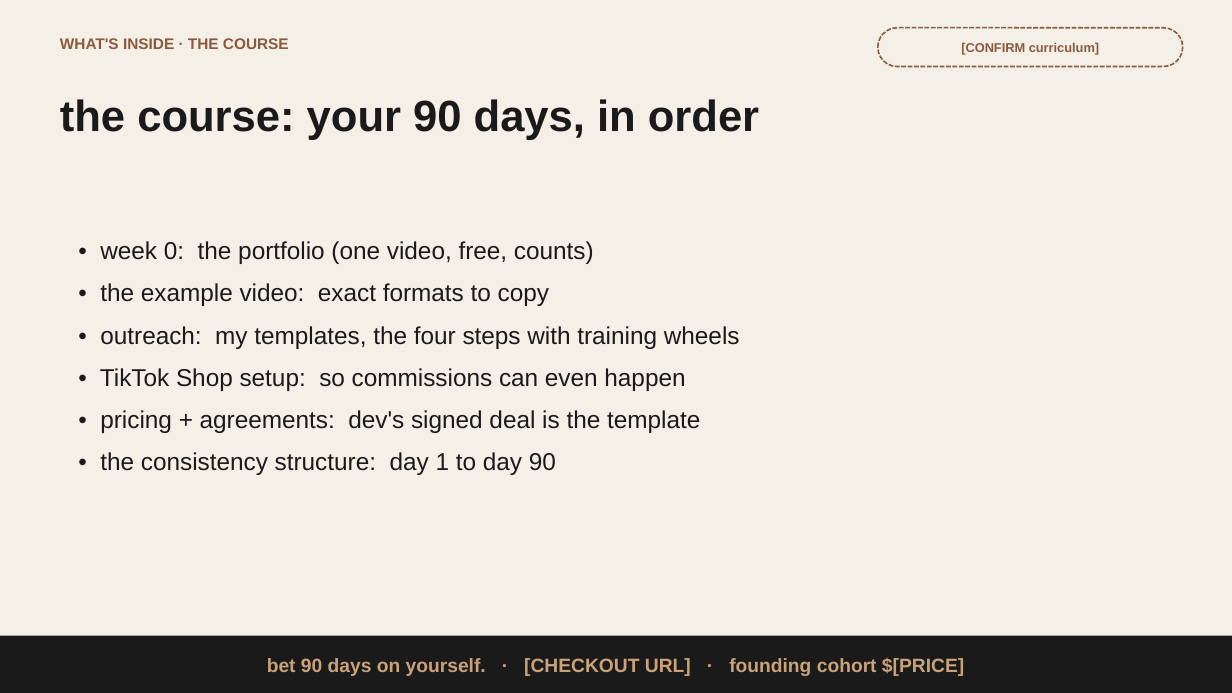
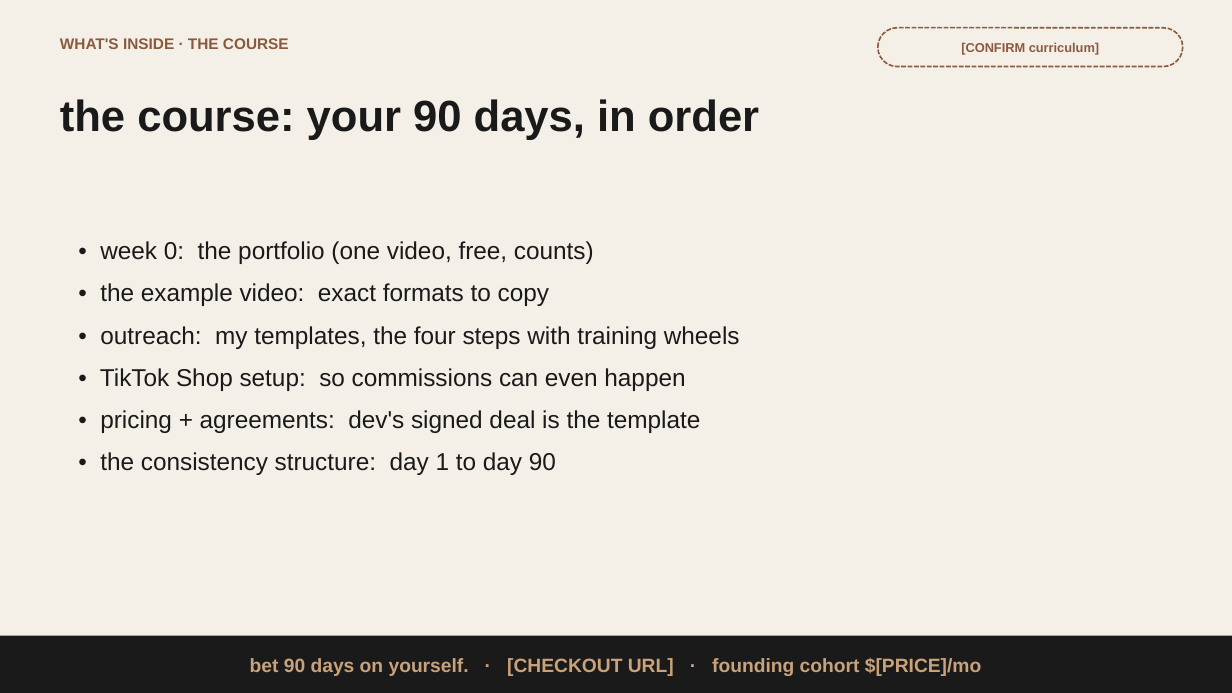
Before and after one commit to henryqueroa/thesilveryouth-package, a slide deck: slide 21 of webinar/thesilveryouth-webinar-deck.pptx. Drawn at 1232x693 pixels with LibreOffice and Linux fonts; fonts in the diff are those of the drawing. Boxes give left, top, right and bottom in pixels: in the first picture for what was removed or moved away, otherwise in the second. Text is boxed around its words. In the diff, an @@ line names an element or a change of style, - is before the commit and + after.

```diff
--- a/webinar/thesilveryouth-webinar-deck.pptx
+++ b/webinar/thesilveryouth-webinar-deck.pptx
@@ text in rectangle at bbox=[250, 658, 981, 676]: text changed @@
-bet 90 days on yourself. · [CHECKOUT URL] · founding cohort $[PRICE]
+bet 90 days on yourself. · [CHECKOUT URL] · founding cohort $[PRICE]/mo
```
Also in this commit, not shown: 12 other slides changed, 38 other files.
